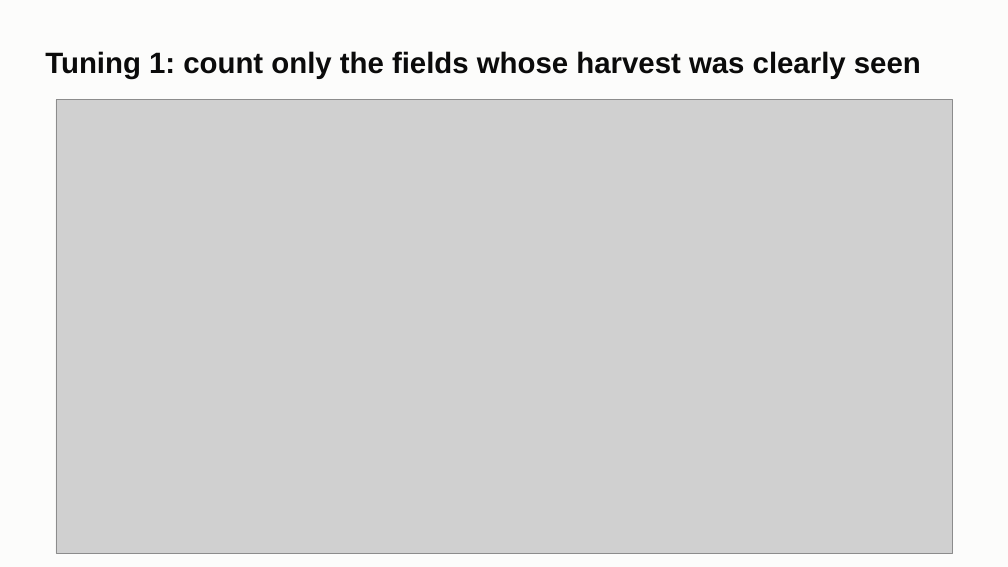
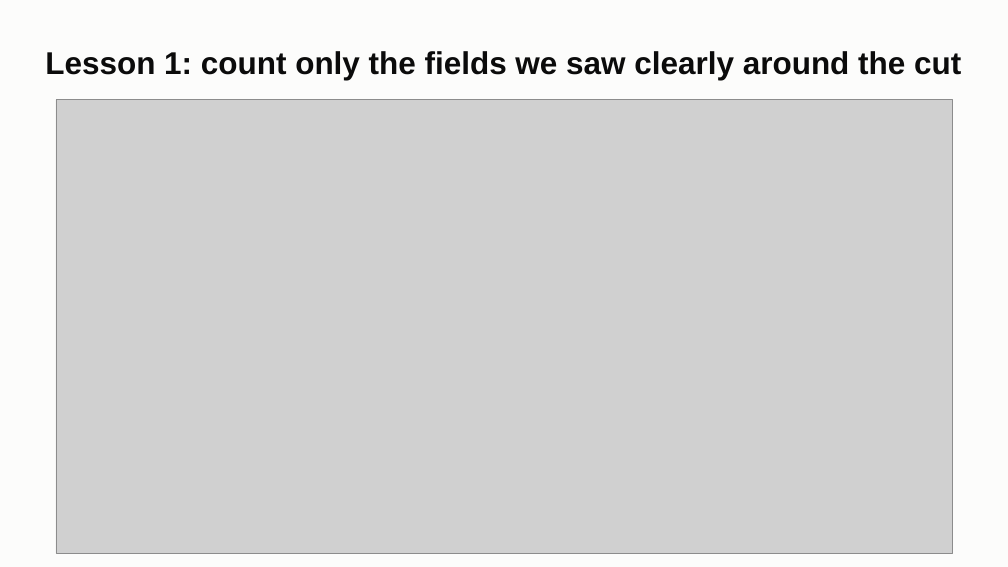
Before and after one commit to ChenSiyun1234/FieldVision, a slide deck: slide 6 of handoff/presentation/FieldVision_model_story.pptx (slide 9 before the commit). Drawn at 1008x567 pixels with LibreOffice and Linux fonts; fonts in the diff are those of the drawing; grey boxes stand for pictures. Boxes give left, top, right and bottom in pixels: in the first picture for what was removed or moved away, otherwise in the second. Text is boxed around its words. In the diff, an @@ line names an element or a change of style, - is before the commit and + after.

```diff
--- a/handoff/presentation/FieldVision_model_story.pptx
+++ b/handoff/presentation/FieldVision_model_story.pptx
@@ title at (45, 51, 961, 80): text changed; size 28 to 30 pt @@
-Tuning 1: count only the fields whose harvest was clearly seen
+Lesson 1: count only the fields we saw clearly around the cut
```
Also in this commit, not shown: 6 other slides changed, 5 slides added, 8 slides removed, 2 other files.
